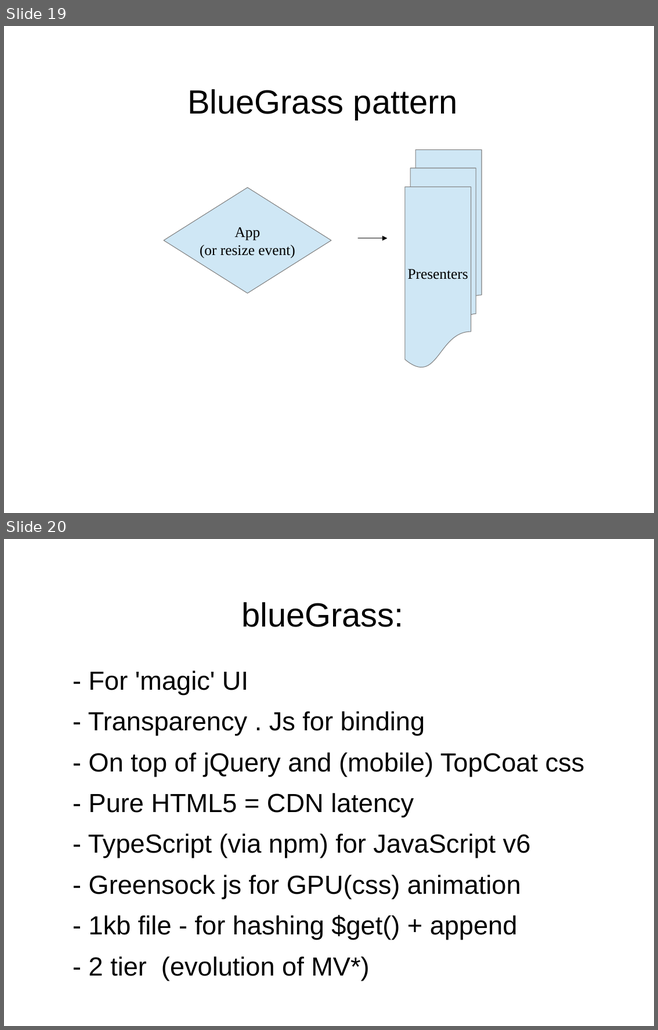
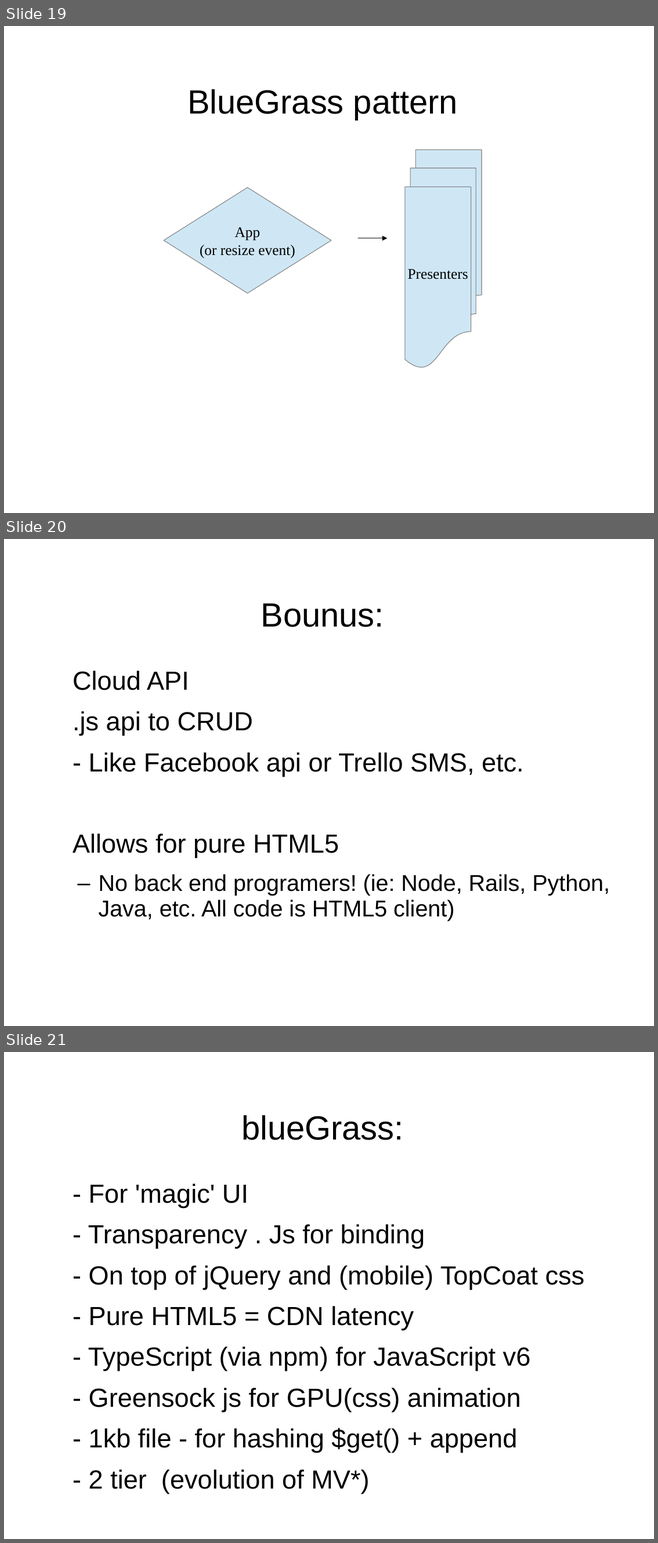
Before and after one commit to shawea/blueGrass, a slide deck: trainTheTrainer/short.odp. Shown one above the other, each under a label of ours: slides 19 and 20 before the commit, slides 19, 20 and 21 after it. The pictures are 658x1030 and 658x1543 pixels, drawn with LibreOffice and Linux fonts; fonts in the diff are those of the drawing; background and template pictures are left out. Boxes give left, top, right and bottom in pixels: in the first picture for what was removed or moved away, otherwise in the second. Text is boxed around its words. In the diff, an @@ line names an element or a change of style, - is before the commit and + after.

Commit message:
db

```diff
--- a/trainTheTrainer/short.odp
+++ b/trainTheTrainer/short.odp
@@ slide 20 added at [4,539,654,1026], background picture (left out) @@
@@ title added at [261,603,384,627], 41 pt, text #000000 @@
+Bounus:
@@ text added at [72,671,610,921], 28 pt, text #000000 @@
+Cloud API
+.js api to CRUD
+- Like Facebook api or Trello SMS, etc.
+Allows for pure HTML5
+  – No back end programers! (ie: Node, Rails, Python, Java, etc. All code is HTML5 client)
@@ what was slide 20 is now slide 21 @@
```
